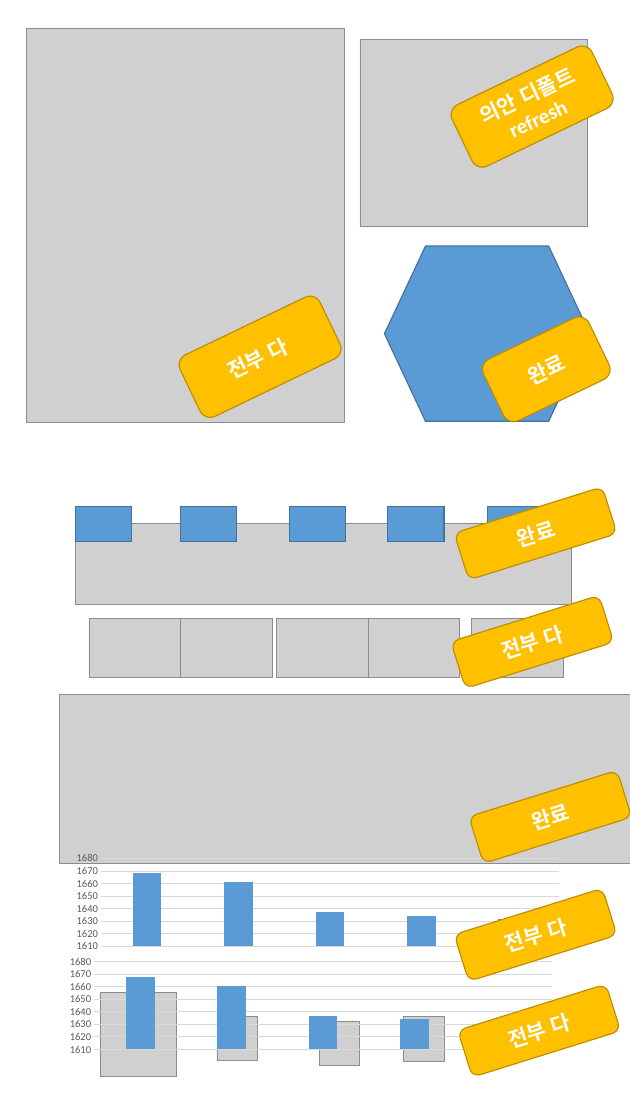
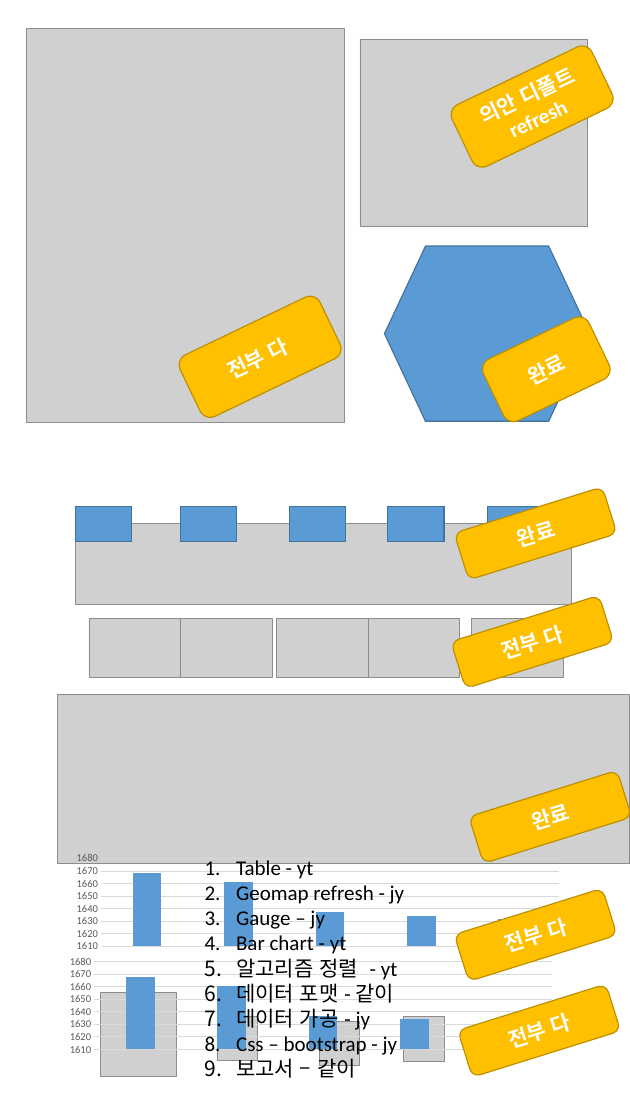
Before and after one commit to snuhci2017/AAA, a slide deck: slide 1 of design-revise.pptx. Drawn at 630x1120 pixels with LibreOffice and Linux fonts; fonts in the diff are those of the drawing; grey boxes stand for pictures. Boxes give left, top, right and bottom in pixels: in the first picture for what was removed or moved away, otherwise in the second. Text is boxed around its words. In the diff, an @@ line names an element or a change of style, - is before the commit and + after.

```diff
--- a/design-revise.pptx
+++ b/design-revise.pptx
@@ text added at <box>236,860,405,1082</box>, 18 pt, text #000000 @@
+1. Table - yt
+2. Geomap refresh - jy
+3. Gauge – jy
+4. Bar chart - yt
+5. 알고리즘 정렬 - yt
+6. 데이터 포맷 - 같이
+7. 데이터 가공 - jy
+8. Css – bootstrap - jy
+9. 보고서 – 같이
```
Also in this commit, not shown: 2 other files.
